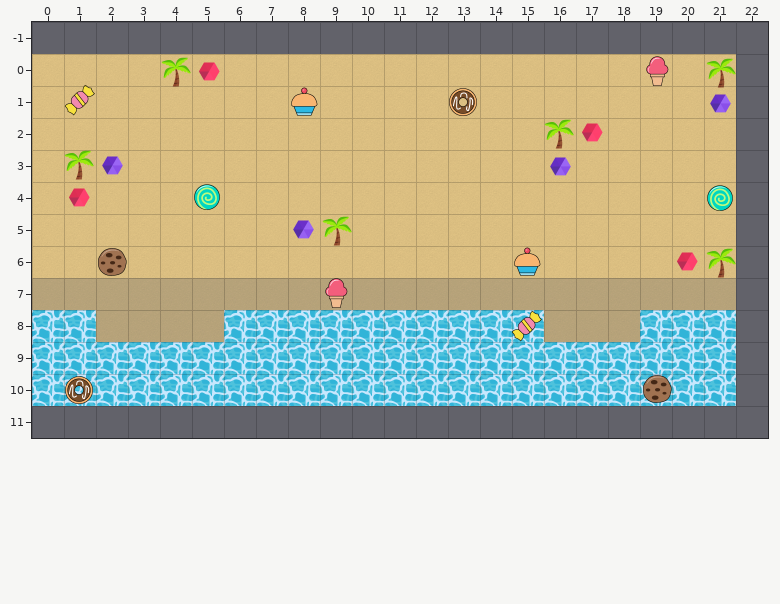
An edit to a level. Tiled map, packages/playground/src/assets/level4.tmx. The picture above was drawn from the file before the commit.
Cells are 64x64 px. Shown: x 0..22, y -1..11.
The result:
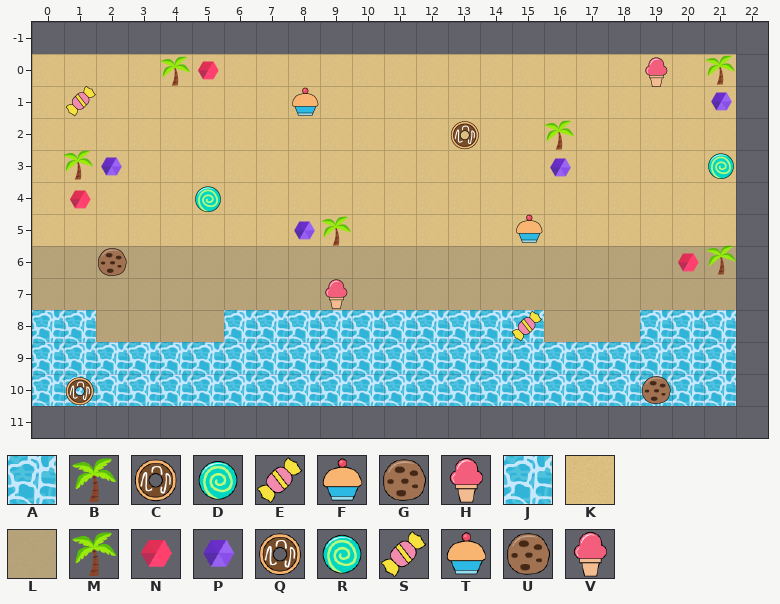
Key: from "my_simple_game": A 12, B 15, C 18, D 19, E 20, F 21, G 22, H 23; from "my_simple_game_3": J 0, K 1, L 2, M 3, N 4, P 5, Q 6, R 7, S 8, T 9, U 10, V 11.
_ is an empty cell.
Objects are placed by their top-left corner, in cells (3,4 is the top-left corner of cell 3,4); size is 1x1 cell unless given.
See-through tiles are keyed as they look on the map.
Change:
Layer "ground":
y 6: x 0..21 KKKKKKKKKKKKKKKKKKKKKK -> LLLLLLLLLLLLLLLLLLLLLL
y 10: x 1 J -> A; x 19 J -> A
Layer "obstacle" (added):
added: B "tree" at 21,0
added: B "tree" at 4,0
added: N "umbrella" at 5,0
added: P "umbrella" at 21,1
added: B "tree" at 16,2
added: B "tree" at 0.9,3
added: P "umbrella" at 2,3
added: P "umbrella" at 16,3.1
added: N "umbrella" at 1,4.1
added: B "tree" at 9,5
added: P "umbrella" at 8,5
added: B "tree" at 21,5.9
added: N "umbrella" at 20,6
Layer "candy":
added: H "icecream" at 19,0.1
added: E "lolly" at 1,1
added: F "muffin" at 8,1
added: C "donut" at 13,2
added: D "swirl" at 21,3
added: D "swirl" at 5,4
added: F "muffin" at 15,5
added: G "cookie" at 2,6
added: H "icecream" at 9,7
added: G "cookie" at 19,10
added: C "donut" at 1,10
removed: V "icecream" at 19,0
removed: M "palm tree" at 4,0.1
removed: N at 5,0.1
removed: M "palm tree" at 21,0.1
removed: S "lolly" at 1,0.9
removed: Q "donut" at 13,1
removed: T "muffin" at 8,1
removed: P "umbrella" at 21,1.1
removed: N "umbrella" at 17,2
removed: M "palm tree" at 16,2
removed: M "palm tree" at 1,3
removed: P "umbrella" at 2,3
removed: P "umbrella" at 16,3
removed: R "swirl" at 5,4
removed: N "umbrella" at 1,4
removed: R "swirl" at 21,4
removed: P "umbrella" at 8,5
removed: M "palm tree" at 9,5
removed: N "umbrella" at 20,6
removed: T "muffin" at 15,6
removed: U "cookie" at 2,6
removed: M "palm tree" at 21,6
removed: V "icecream" at 9,7
removed: U "cookie" at 19,10
removed: Q "donut" at 1,10
